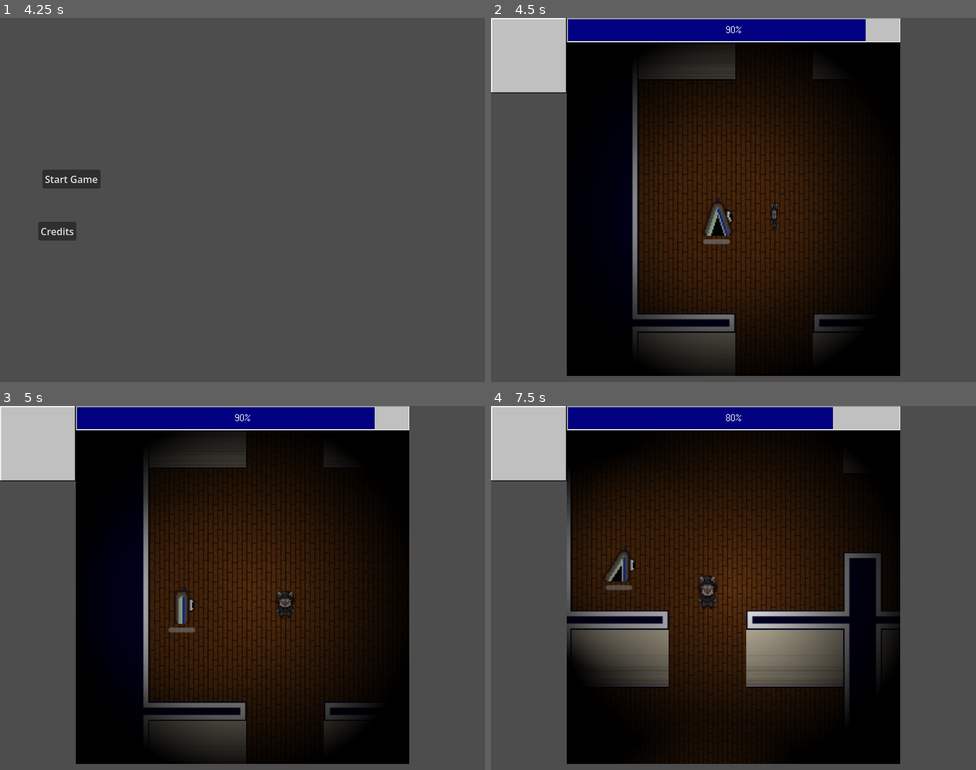
Above: before the commit, frames 1-4 (two rows, left to right).
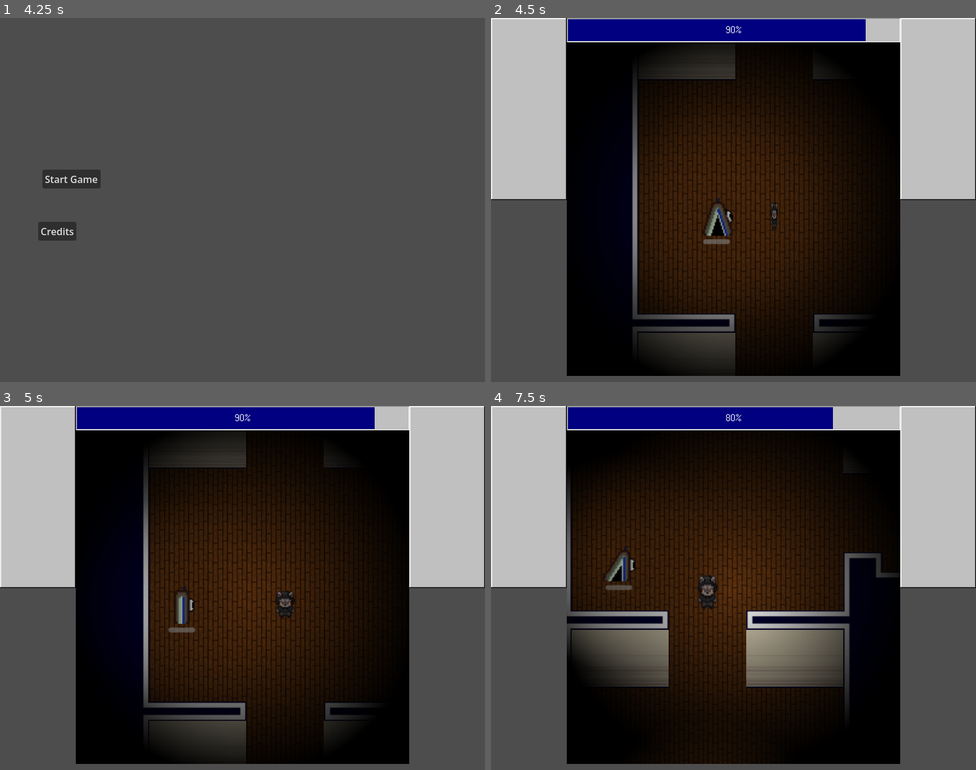
Above: after the commit, the same moments.

Repository: ygda-org/stock-strikers
Game: Godot game, scene res://main/startup_scene.tscn
Two runs of this game, one before a commit and one after it. Both use one fixed random seed, a clock stepped at 60 frames per second and the inputs below. Sound files missing from this copy of the repository are replaced by a short silence.
Inputs (mouse positions are in pixels of both pictures, inside the frame that each line leads up to):
- Up to frame 1 (4.25 s): move the mouse to (349, 181) at 0.52 s; hold D (move_right) 0.53-1.28 s; tap Shift (dodge) at 0.6, 2.1, 3.6 s; tap Enter at 1.25 s; move the mouse to (145, 218) at 1.27 s; hold S (move_down) 1.28-2.03 s; click (145, 218) at 1.35 s; move the mouse to (291, 119) at 2.02 s; hold D (move_right) 2.03-2.78 s; tap Space at 2.75 s; move the mouse to (218, 272) at 2.77 s; hold W (move_up) 2.78-3.53 s; click (218, 272) at 2.85 s; move the mouse to (388, 254) at 3.52 s; hold A (move_left) from 3.53 s (still down)
- Up to frame 2 (4.5 s): release A (move_left) at 4.25 s; click "Start Game" at 4.25 s
- Up to frame 3 (5 s): no input
- Up to frame 4 (7.5 s): move the mouse to (588, 533) at 5.02 s; hold A (move_left) 5.03-5.78 s; click (588, 533) at 5.1 s; move the mouse to (757, 588) at 5.77 s; hold S (move_down) 5.78-6.53 s; tap Shift (dodge) at 5.85, 7.35 s; move the mouse to (660, 497) at 6.52 s; hold D (move_right) 6.53-7.28 s; click (660, 497) at 6.6 s; move the mouse to (840, 569) at 7.27 s; hold W (move_up) from 7.28 s (still down)

Frame 1 is identical in both runs. In frame 2, 12% of the frame differs, in the area x 0-100%, y 0-50%; in frame 3, 12%; in frame 4, 13%, in the area x 0-100%, y 0-72%.

Commit message:
stocks are volitiale!!!

Diff:
--- a/globals/game_state.gd
+++ b/globals/game_state.gd
@@ -18,6 +18,15 @@
 var stock_options : Array[Stock] = []
 var upgrade_options: Array[Upgrade] # size 2
 
+var stock_to_volatility : Dictionary[Stock, String] = {
+
+}
+var last_stock_dir : Dictionary[Stock, int] = {
+
+}
+
+signal update_stock_tickers
+
 var all_stocks : Array[Stock] = []
 var all_upgrades: Array[Upgrade]
 
@@ -26,6 +35,7 @@
 	print('seed:', chosen_seed)
 	seed(chosen_seed)
 	get_all_stocks()
+	roll_volitility()
 	get_all_upgrades()
 
 func _process(_delta):
@@ -33,6 +43,16 @@
 	if enemies.size() == 0 and in_game:
 		get_tree().change_scene_to_file("res://gui/elevator_gui.tscn")
 		in_game = false
+
+func roll_volitility():
+	for stock : Stock in all_stocks:
+		var rand_num = randf()
+		if rand_num < 0.5:
+			stock_to_volatility[stock] = "LOW"
+		elif rand_num < 0.85:
+			stock_to_volatility[stock] = "MED"
+		else:
+			stock_to_volatility[stock] = "HIGH"
 
 func get_all_stocks():
 	var dir_name := "res://player/stocks/"
@@ -74,4 +94,16 @@
 		j += 1
 
 func on_room_clear():
-	pass
+	print('ROOM ERADICATED')
+	for s : Stock in all_stocks:
+		var range : Vector2
+		if stock_to_volatility[s] == "LOW":
+			range = s.low_volatile_range
+		elif stock_to_volatility[s] == "MED":
+			range = s.med_volatile_range
+		elif stock_to_volatility[s] == "HIGH":
+			range = s.high_volatile_range
+		var delta = randf_range(range.x,range.y)
+		s.change_amount += delta
+		last_stock_dir[s] = sign(delta)
+		update_stock_tickers.emit()
--- /dev/null
+++ b/gui/battle_gui.gd
@@ -0,0 +1,12 @@
+extends CanvasLayer
+
+
+# Called when the node enters the scene tree for the first time.
+func _ready() -> void:
+	GameState.update_stock_tickers.connect(on_update_stock_tickers)
+	on_update_stock_tickers()
+
+func on_update_stock_tickers():
+	var half : int = int(PlayerStats.stocks.size()/2.0)
+	$TickerTape.update_stocks(PlayerStats.stocks.slice(0, half))
+	$TickerTape2.update_stocks(PlayerStats.stocks.slice(half))
--- a/gui/battle_gui.tscn
+++ b/gui/battle_gui.tscn
@@ -1,10 +1,12 @@
 [gd_scene format=3 uid="uid://dr63yl5l5a3ww"]
 
 [ext_resource type="Script" uid="uid://ba6t5i6nk78wv" path="res://gui/health_bar.gd" id="1_a4qft"]
+[ext_resource type="Script" uid="uid://dov2y3r3umw5w" path="res://gui/battle_gui.gd" id="1_ed4v4"]
 [ext_resource type="Theme" uid="uid://qlk0jixls6nn" path="res://assets/tempoary_assets/windows_95.tres" id="2_ma5vl"]
 [ext_resource type="PackedScene" uid="uid://4b17bv4t0hy5" path="res://gui/ticker_tape.tscn" id="3_qfb1t"]
 
 [node name="BattleGui" type="CanvasLayer" unique_id=100503230]
+script = ExtResource("1_ed4v4")
 
 [node name="HealthBar" type="Control" parent="." unique_id=2089629803]
 layout_mode = 3
@@ -29,3 +31,14 @@
 value = 100.0
 
 [node name="TickerTape" parent="." unique_id=52366453 instance=ExtResource("3_qfb1t")]
+
+[node name="TickerTape2" parent="." unique_id=1307250929 instance=ExtResource("3_qfb1t")]
+anchors_preset = 1
+anchor_left = 1.0
+anchor_right = 1.0
+anchor_bottom = 0.0
+offset_left = -125.0
+offset_right = 0.0
+offset_bottom = 300.0
+grow_horizontal = 0
+grow_vertical = 1
--- a/gui/elevator_gui.gd
+++ b/gui/elevator_gui.gd
@@ -35,6 +35,7 @@
 		var option : StockOption = STOCK_OPTION.instantiate()
 		option.stock = s
 		option.is_shop_stock = false
+		option.volatility = GameState.stock_to_volatility[s]
 		your_stocks_holder.add_child(option)
 		option.cost_per *= PlayerStats.stock_to_mult[s]
 		option.update_value()
--- a/gui/stock_option.gd
+++ b/gui/stock_option.gd
@@ -18,18 +18,7 @@
 var cost_per : float = 0.01
 var tooltip_desc : String = "COOL DESC OSDKPOSDK"
 
-### Owned Stocks
-enum rate {
-	STABLE,
-	LOWFALL,
-	LOWRISE,
-	MEDFALL,
-	MEDRISE,
-	HIGHFALL,
-	HIGHRISE,
-	CHAOTIC
-}
-var volatility : rate = rate.STABLE
+var volatility : String
 var value_total : float = 0.01
 
 # Called when the node enters the scene tree for the first time.
--- /dev/null
+++ b/gui/stock_ticker.gd
@@ -0,0 +1,43 @@
+extends Control
+
+class_name StockTicker
+
+const HIGH_UP = preload("uid://c17ae83fg82wk")
+const MED_UP = preload("uid://b0jy2vldsc5q6")
+const LOW_UP = preload("uid://drrp437evs770")
+const HIGH_DOWN = preload("uid://chktl06pm05rd")
+const MED_DOWN = preload("uid://hupwxt0vp0qq")
+const LOW_DOWN = preload("uid://cutbgmbp1m81t")
+
+# Called when the node enters the scene tree for the first time.
+func _ready() -> void:
+	pass # Replace with function body.
+
+func set_ticker(ticker : String):
+	$Background/Ticker.text = ticker.to_upper()
+
+enum status{
+	HIGHUP,
+	MEDUP,
+	LOWUP,
+	LOWDOWN,
+	MEDDOWN,
+	HIGHDOWN,
+	BLANK,
+}
+
+func set_indicator(indicator : status):
+	if indicator == status.HIGHUP:
+		$Background/Indicator.texture = HIGH_UP
+	elif indicator == status.MEDUP:
+		$Background/Indicator.texture = MED_UP
+	elif indicator == status.LOWUP:
+		$Background/Indicator.texture = LOW_UP
+	elif indicator == status.LOWDOWN:
+		$Background/Indicator.texture = HIGH_DOWN
+	elif indicator == status.MEDDOWN:
+		$Background/Indicator.texture = MED_DOWN
+	elif indicator == status.HIGHDOWN:
+		$Background/Indicator.texture = LOW_DOWN
+	else:
+		$Background/Indicator.texture = null
--- a/gui/stock_ticker.tscn
+++ b/gui/stock_ticker.tscn
@@ -1,37 +1,55 @@
 [gd_scene format=3 uid="uid://b2cb6ladwk52o"]
 
 [ext_resource type="FontFile" uid="uid://b8sif1nv6mpov" path="res://assets/tempoary_assets/StckStrkrFont.png" id="1_blltk"]
+[ext_resource type="Script" uid="uid://dtdwxn6kwhhfq" path="res://gui/stock_ticker.gd" id="1_r8ufw"]
+[ext_resource type="Texture2D" uid="uid://c17ae83fg82wk" path="res://assets/ui/high_up.png" id="3_r8ufw"]
 
 [sub_resource type="StyleBoxFlat" id="StyleBoxFlat_sp24h"]
 bg_color = Color(0, 0, 0, 1)
 
 [node name="StockTicker" type="Control" unique_id=814082892]
+custom_minimum_size = Vector2(117, 36)
 layout_mode = 3
 anchors_preset = 15
 anchor_right = 1.0
 anchor_bottom = 1.0
+offset_right = -683.0
+offset_bottom = -564.0
 grow_horizontal = 2
 grow_vertical = 2
+script = ExtResource("1_r8ufw")
 
-[node name="Panel" type="Panel" parent="." unique_id=1136678287]
+[node name="Background" type="Panel" parent="." unique_id=1136678287]
 layout_mode = 0
-offset_right = 40.0
-offset_bottom = 32.0
+offset_right = 117.0
+offset_bottom = 36.0
 theme_override_styles/panel = SubResource("StyleBoxFlat_sp24h")
 
-[node name="Label" type="Label" parent="Panel" unique_id=1577910241]
-layout_mode = 0
-offset_right = 40.0
-offset_bottom = 23.0
+[node name="Ticker" type="Label" parent="Background" unique_id=1577910241]
+layout_mode = 1
+anchors_preset = 4
+anchor_top = 0.5
+anchor_bottom = 0.5
+offset_top = -16.0
+offset_right = 96.0
+offset_bottom = 16.0
+grow_vertical = 2
+theme_override_colors/font_color = Color(1, 1, 1, 1)
 theme_override_fonts/font = ExtResource("1_blltk")
 theme_override_font_sizes/font_size = 32
-text = "YGDA
-AAAA
-SSNG
-DIPL
-YELL
-ABCDEF
-GHIJKL
-MNOPQR
-STUVWX
-YZ"
+text = "YGDA"
+
+[node name="Indicator" type="TextureRect" parent="Background" unique_id=1550381539]
+layout_mode = 1
+anchors_preset = 6
+anchor_left = 1.0
+anchor_top = 0.5
+anchor_right = 1.0
+anchor_bottom = 0.5
+offset_left = -19.0
+offset_top = -12.0
+offset_right = -4.0
+offset_bottom = 12.0
+grow_horizontal = 0
+grow_vertical = 2
+texture = ExtResource("3_r8ufw")
--- /dev/null
+++ b/gui/ticker_tape.gd
@@ -0,0 +1,33 @@
+extends Control
+
+class_name TickerTape
+
+const STOCK_TICKER = preload("uid://b2cb6ladwk52o")
+
+# Called when the node enters the scene tree for the first time.
+func _ready() -> void:
+	pass # Replace with function body.
+
+
+# Called every frame. 'delta' is ssssthe elapsed time since the previous frame.
+func update_stocks(stocks : Array[Stock]):
+	for child in $Panel/MarginContainer/VBoxContainer.get_children():
+		child.queue_free()
+	for s : Stock in stocks:
+		var ticker : StockTicker = STOCK_TICKER.instantiate()
+		ticker.set_ticker(s.company_ticker)
+		if GameState.last_stock_dir[s] == 1:
+			if GameState.stock_to_volatility[s] == "LOW":
+				ticker.set_indicator(StockTicker.status.LOWUP)
+			elif GameState.stock_to_volatility[s] == "MED":
+				ticker.set_indicator(StockTicker.status.MEDUP)
+			elif GameState.stock_to_volatility[s] == "HIGH":
+				ticker.set_indicator(StockTicker.status.HIGHUP)
+		elif GameState.last_stock_dir[s] == -1:
+			if GameState.stock_to_volatility[s] == "LOW":
+				ticker.set_indicator(StockTicker.status.LOWDOWN)
+			elif GameState.stock_to_volatility[s] == "MED":
+				ticker.set_indicator(StockTicker.status.MEDDOWN)
+			elif GameState.stock_to_volatility[s] == "HIGH":
+				ticker.set_indicator(StockTicker.status.HIGHDOWN)
+		$Panel/MarginContainer/VBoxContainer.add_child(ticker)
--- a/gui/ticker_tape.tscn
+++ b/gui/ticker_tape.tscn
@@ -1,24 +1,36 @@
 [gd_scene format=3 uid="uid://4b17bv4t0hy5"]
 
 [ext_resource type="Theme" uid="uid://qlk0jixls6nn" path="res://assets/tempoary_assets/windows_95.tres" id="1_fbhv2"]
+[ext_resource type="Script" uid="uid://sxoxrqy6apsr" path="res://gui/ticker_tape.gd" id="2_txe2l"]
 
 [node name="TickerTape" type="Control" unique_id=52366453]
-custom_minimum_size = Vector2(150, 0)
+custom_minimum_size = Vector2(125, 300)
 layout_mode = 3
-anchor_right = 0.187
-anchor_bottom = 1.0
-offset_right = 0.3999939
+anchor_right = 0.156
+anchor_bottom = 0.5
+offset_right = 0.19999695
 grow_horizontal = 2
 grow_vertical = 2
 theme = ExtResource("1_fbhv2")
+script = ExtResource("2_txe2l")
 metadata/_edit_use_anchors_ = true
 
 [node name="Panel" type="Panel" parent="." unique_id=285014133]
 layout_mode = 1
-anchors_preset = -1
-anchor_right = 0.83300006
-anchor_bottom = 0.20700002
-offset_right = 0.049987793
-offset_bottom = -0.2000122
+anchors_preset = 15
+anchor_right = 1.0
+anchor_bottom = 1.0
 grow_horizontal = 2
-metadata/_edit_use_anchors_ = true
+grow_vertical = 2
+
+[node name="MarginContainer" type="MarginContainer" parent="Panel" unique_id=542368427]
+layout_mode = 0
+offset_right = 40.0
+offset_bottom = 40.0
+theme_override_constants/margin_left = 4
+theme_override_constants/margin_top = 4
+theme_override_constants/margin_right = 4
+theme_override_constants/margin_bottom = 4
+
+[node name="VBoxContainer" type="VBoxContainer" parent="Panel/MarginContainer" unique_id=1683424173]
+layout_mode = 2
--- a/level/rooms/room.gd
+++ b/level/rooms/room.gd
@@ -62,3 +62,4 @@
 
 func on_all_enemies_dead():
 	has_enemies = false
+	GameState.on_room_clear()
--- a/player/stocks/base_stock.gd
+++ b/player/stocks/base_stock.gd
@@ -18,6 +18,11 @@
 	KNOCKBACK,
 	OTHER
 }
+
+@export var high_volatile_range : Vector2 = Vector2(-10,10)
+@export var med_volatile_range : Vector2 = Vector2(-5,5)
+@export var low_volatile_range : Vector2 = Vector2(-1,1)
+
 ## stat to be changed. OTHER can be implemented to whatever
 @export var changed_stat: stats
 ## For display purposes. px/s, health, $, etc
Binary file added: assets/ui/high_down.png
Not shown, added: assets/ui/high_down.png.import
Binary file added: assets/ui/high_up.png
Not shown, added: assets/ui/high_up.png.import
Binary file added: assets/ui/low_down.png
Not shown, added: assets/ui/low_down.png.import
Binary file added: assets/ui/low_up.png
Not shown, added: assets/ui/low_up.png.import
Binary file added: assets/ui/med_down.png
Not shown, added: assets/ui/med_down.png.import
Binary file added: assets/ui/med_up.png
Not shown, added: assets/ui/med_up.png.import
(and 3 more such lines)
